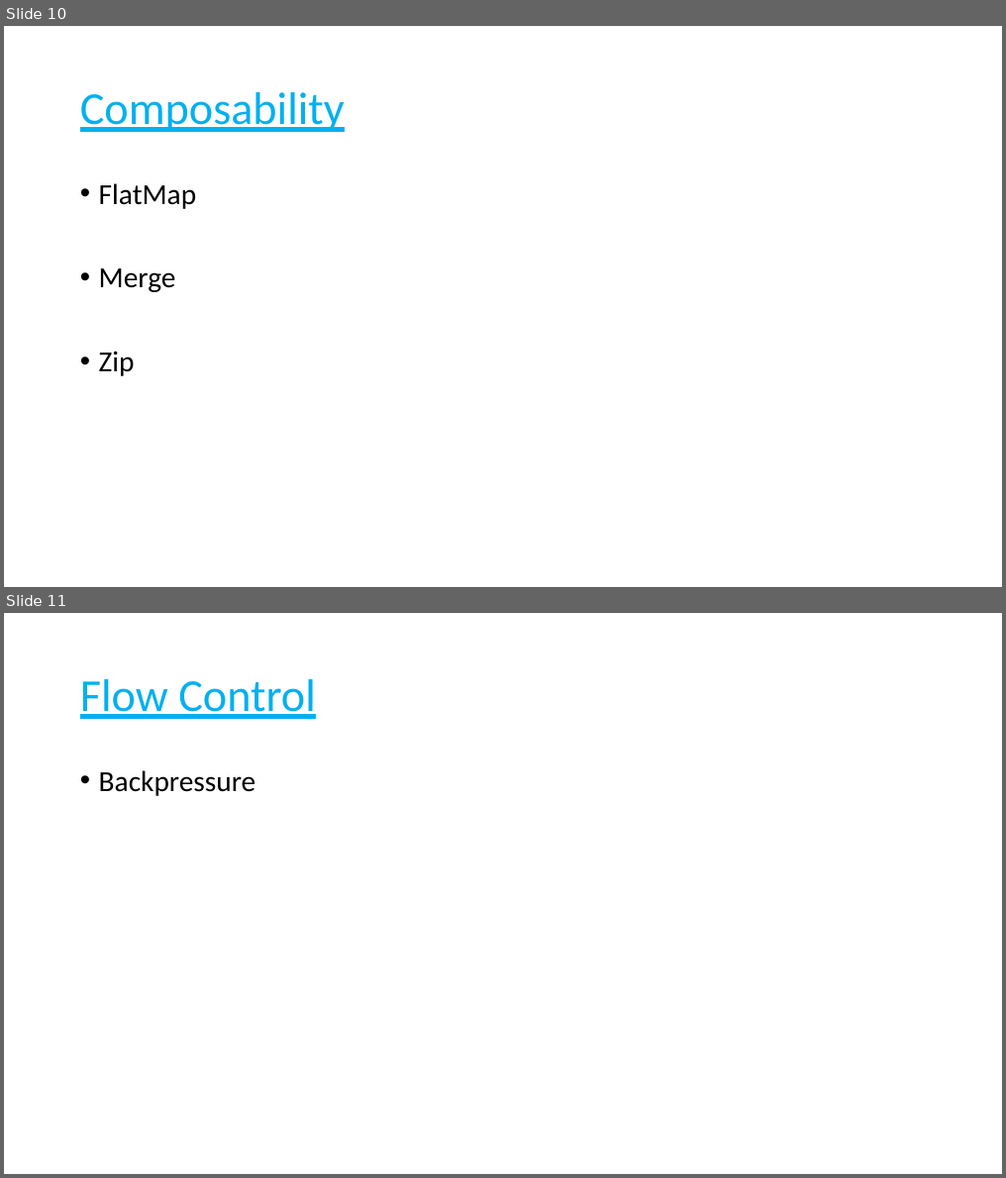
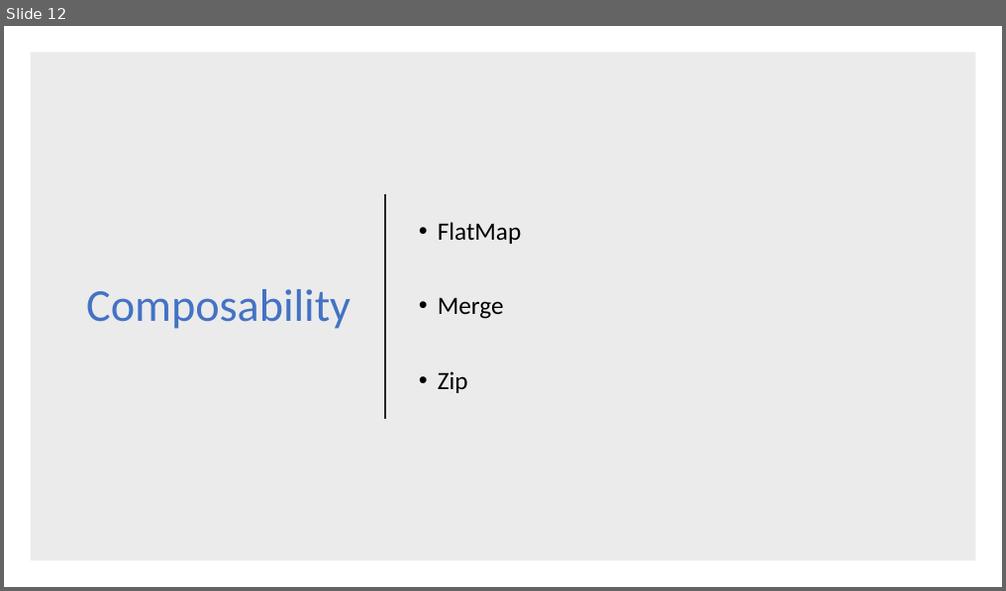
Before and after one commit to chandanthakur/rxjava-basics, a slide deck: ppt/RxJava.pptx. Shown one above the other, each under a label of ours: slides 10 and 11 before the commit, slide 12 after it. The pictures are 1006x1178 and 1006x591 pixels, drawn with LibreOffice and Linux fonts; fonts in the diff are those of the drawing. Boxes give left, top, right and bottom in pixels: in the first picture for what was removed or moved away, otherwise in the second. Text is boxed around its words. In the diff, an @@ line names an element or a change of style, - is before the commit and + after.

```diff
--- a/ppt/RxJava.pptx
+++ b/ppt/RxJava.pptx
@@ slide 11 removed at bbox=[4, 613, 1002, 1174], background #FFFFFF @@
@@ title removed at bbox=[80, 679, 316, 719] @@
-Flow Control
@@ text removed at bbox=[99, 770, 256, 796] @@
-• Backpressure
@@ what was slide 10 is now slide 12 @@
@@ slide 12 changed as well @@
@@ rectangle added at bbox=[30, 52, 976, 562], fill #000000 at 8% opacity @@
@@ title "Composability": place and size @@
-title "Composability" at bbox=[80, 92, 345, 132]
+title "Composability" at bbox=[86, 289, 350, 329]
@@ title "Composability" at bbox=[86, 289, 350, 329]: text colour #00B0F0 to #4472C4, underline off; alignment left to right @@
@@ text "FlatMap": place and size @@
-text "FlatMap" at bbox=[99, 183, 196, 376]
+text "FlatMap" at bbox=[438, 222, 521, 393]
@@ text "FlatMap" at bbox=[438, 222, 521, 393]: size 28 to 24 pt; vertical alignment top to middle @@
@@ line added from (385, 194) to (385, 419), #262626 1.5 pt @@
```
Also in this commit, not shown: 10 other slides changed, 2 slides added, 6 other files.
